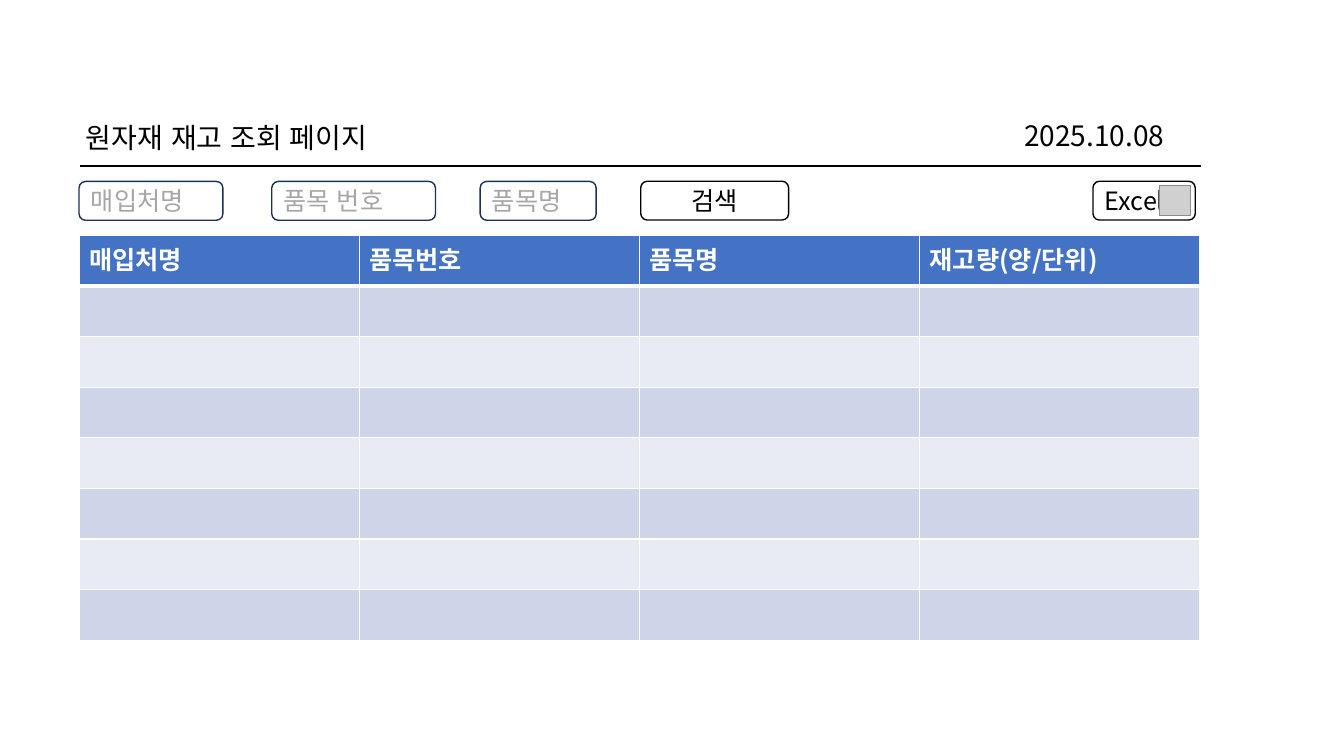
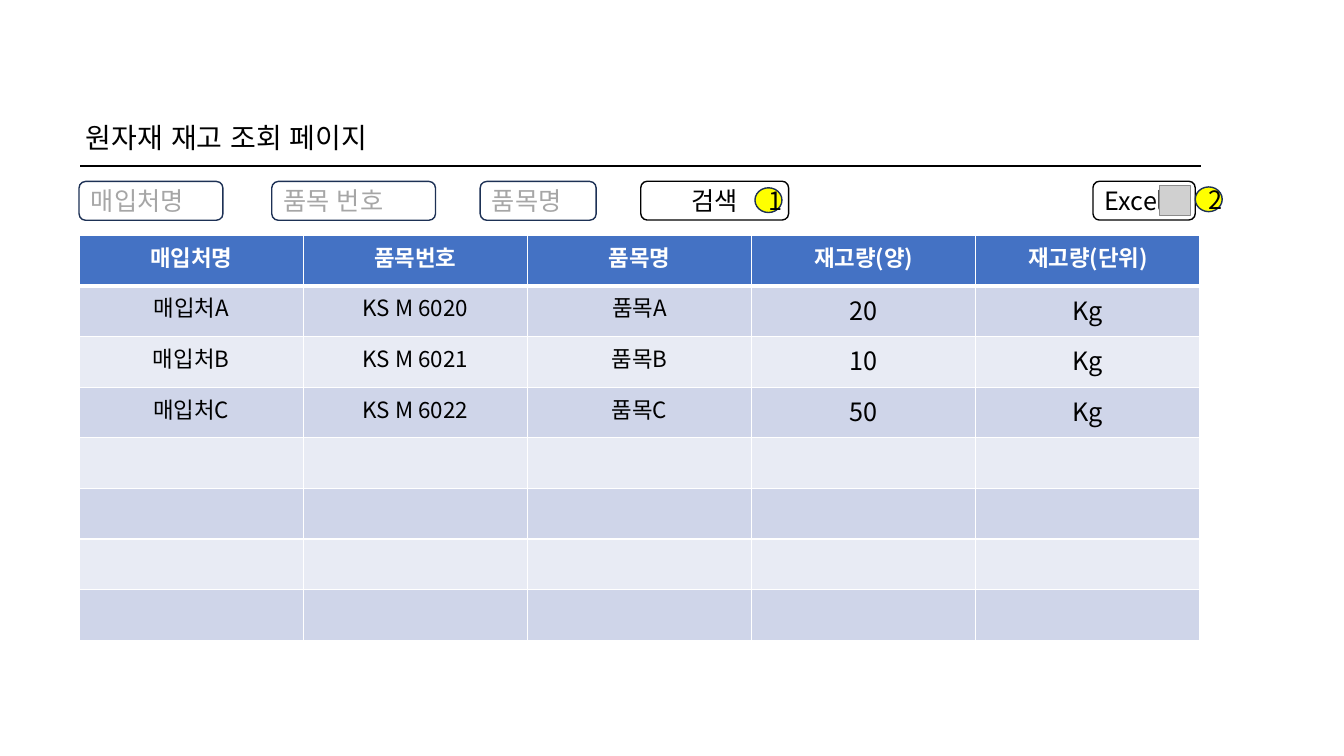
Before and after one commit to wjdgotjd28-del/mes_tripleJ, a slide deck: slide 7 of 화면설계서/원자재 입출고 관리 페이지.pptx. Drawn at 1344x756 pixels with LibreOffice and Linux fonts; fonts in the diff are those of the drawing; grey boxes stand for pictures; background and template pictures are left out. Boxes give left, top, right and bottom in pixels: in the first picture for what was removed or moved away, otherwise in the second. Text is boxed around its words. In the diff, an @@ line names an element or a change of style, - is before the commit and + after.

```diff
--- a/화면설계서/원자재 입출고 관리 페이지.pptx
+++ b/화면설계서/원자재 입출고 관리 페이지.pptx
@@ rectangle removed at (895, 71, 1287, 199) @@
-2025.10.08
@@ ellipse added at (755, 188, 782, 213), fill #FFFF00, outline #1E3256 1 pt, 18 pt, text #000000 @@
+1
@@ ellipse added at (1196, 187, 1223, 212), fill #FFFF00, outline #1E3256 1 pt, 18 pt, text #000000 @@
+2
@@ table at (79, 235, 1198, 640) @@
-column 1: 매입처명 |  |  |  |  |  |  | 
-column 2: 품목번호 |  |  |  |  |  |  | 
-column 3: 품목명 |  |  |  |  |  |  | 
-column 4: 재고량(양/단위) |  |  |  |  |  |  | 
+column 1: 매입처명 | 매입처A | 매입처B | 매입처C |  |  |  | 
+column 2: 품목번호 | KS M 6020 | KS M 6021 | KS M 6022 |  |  |  | 
+column 3: 품목명 | 품목A | 품목B | 품목C |  |  |  | 
+column 4: 재고량(양) | 20 | 10 | 50 |  |  |  | 
+column 5: 재고량(단위) | Kg | Kg | Kg |  |  |  | 
```
Also in this commit, not shown: 6 other slides changed, 3 other files.
